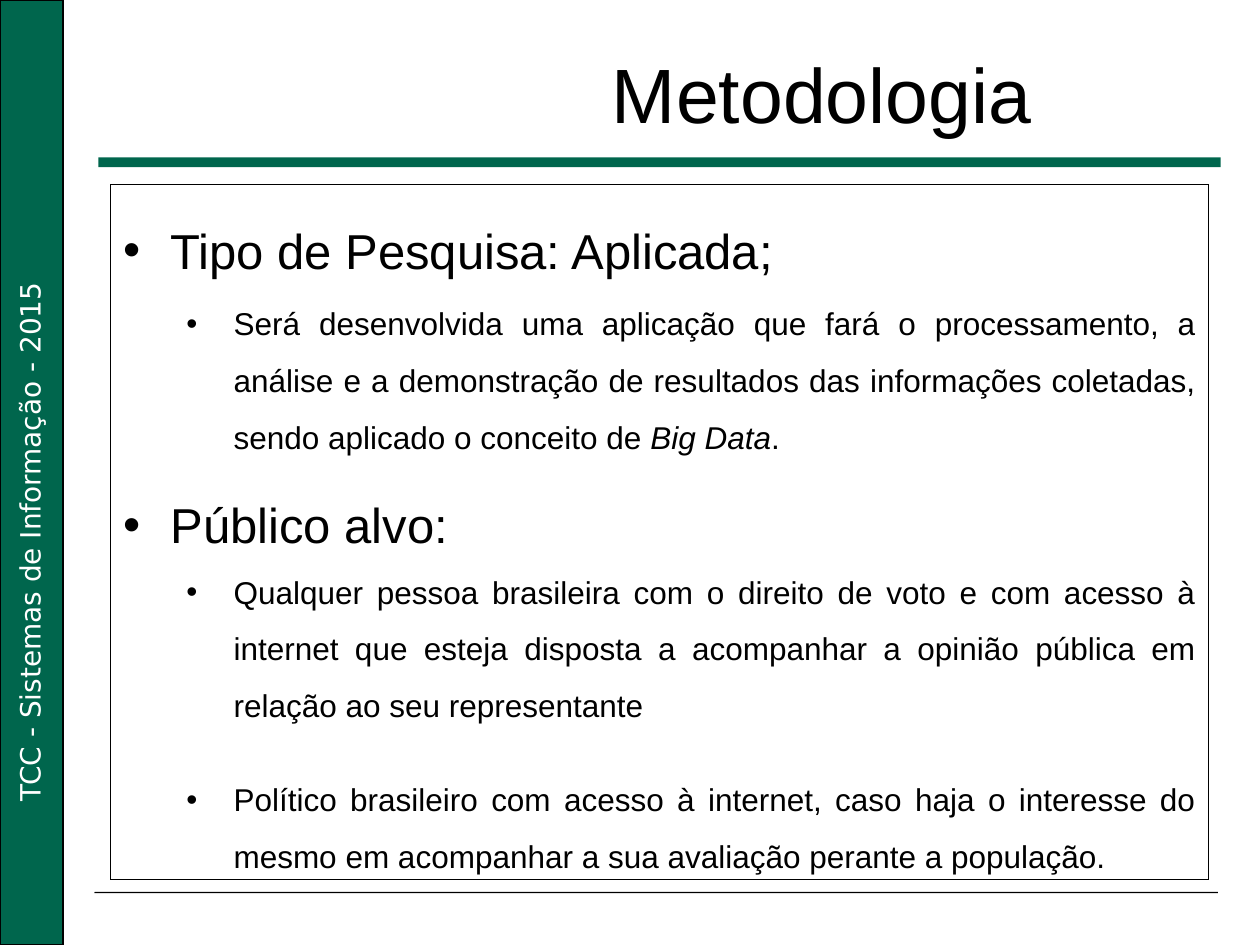
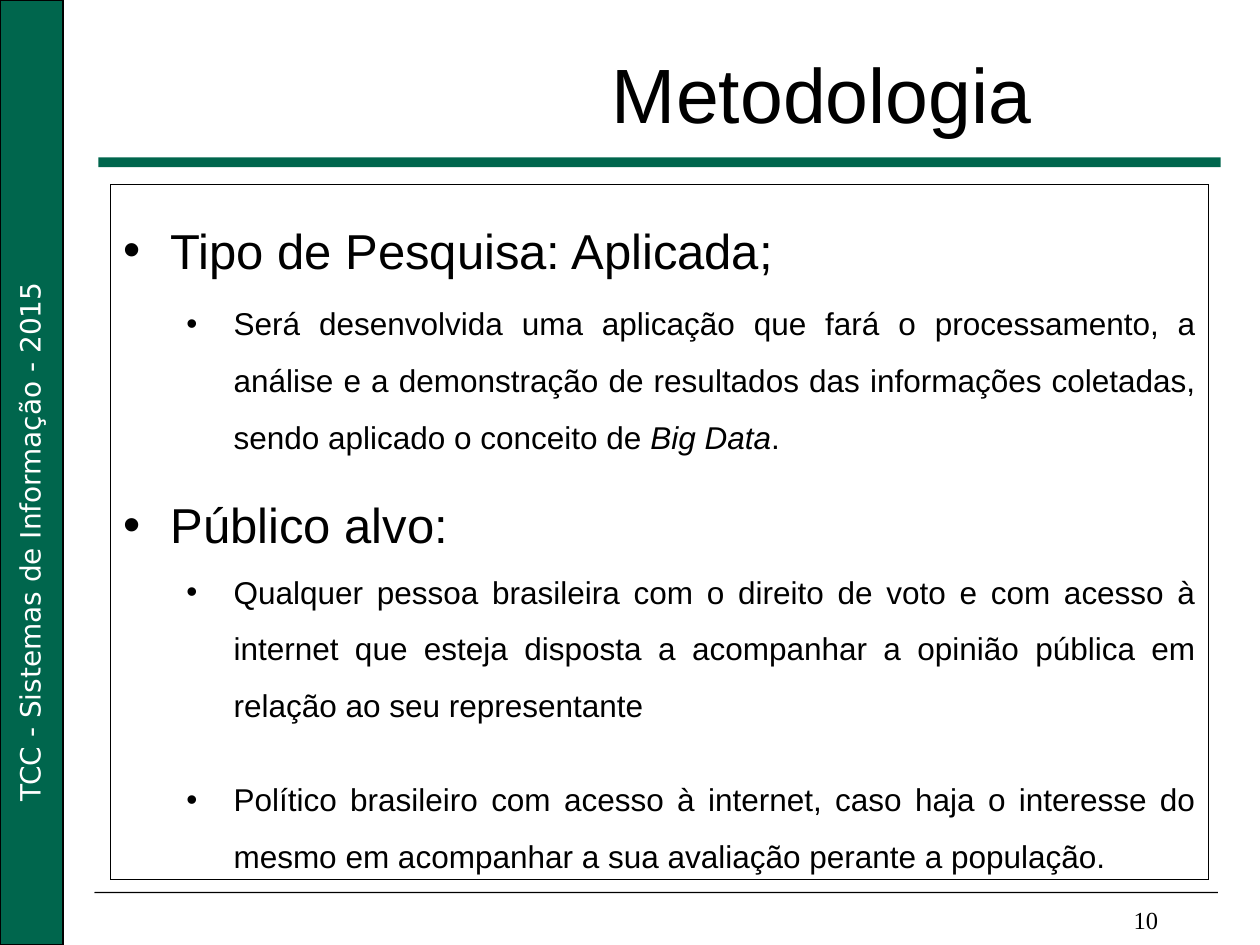
Before and after one commit to Nikofoxxx/TCC, a slide deck: slide 10 of documents/life_cycle/Apresentação_Big_Data.pptx. Drawn at 1260x945 pixels with LibreOffice and Linux fonts; fonts in the diff are those of the drawing; background and template pictures are left out. Boxes give left, top, right and bottom in pixels: in the first picture for what was removed or moved away, otherwise in the second. Text is boxed around its words. In the diff, an @@ line names an element or a change of style, - is before the commit and + after.

```diff
--- a/documents/life_cycle/Apresentação_Big_Data.pptx
+++ b/documents/life_cycle/Apresentação_Big_Data.pptx
@@ text added at (1134,912,1159,930), 14 pt, text #000000 @@
+10
```
Also in this commit, not shown: 13 other slides changed.
